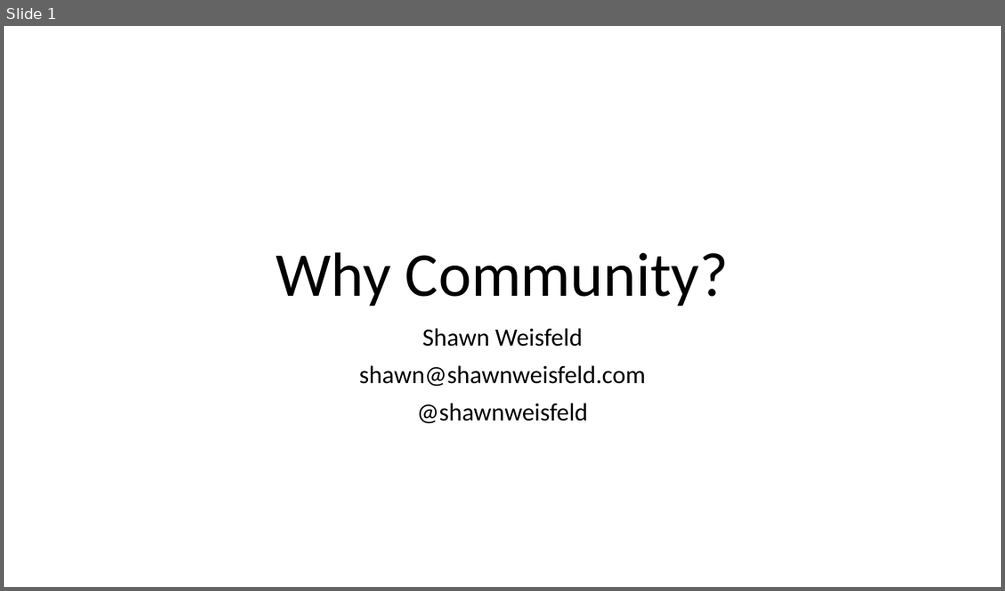
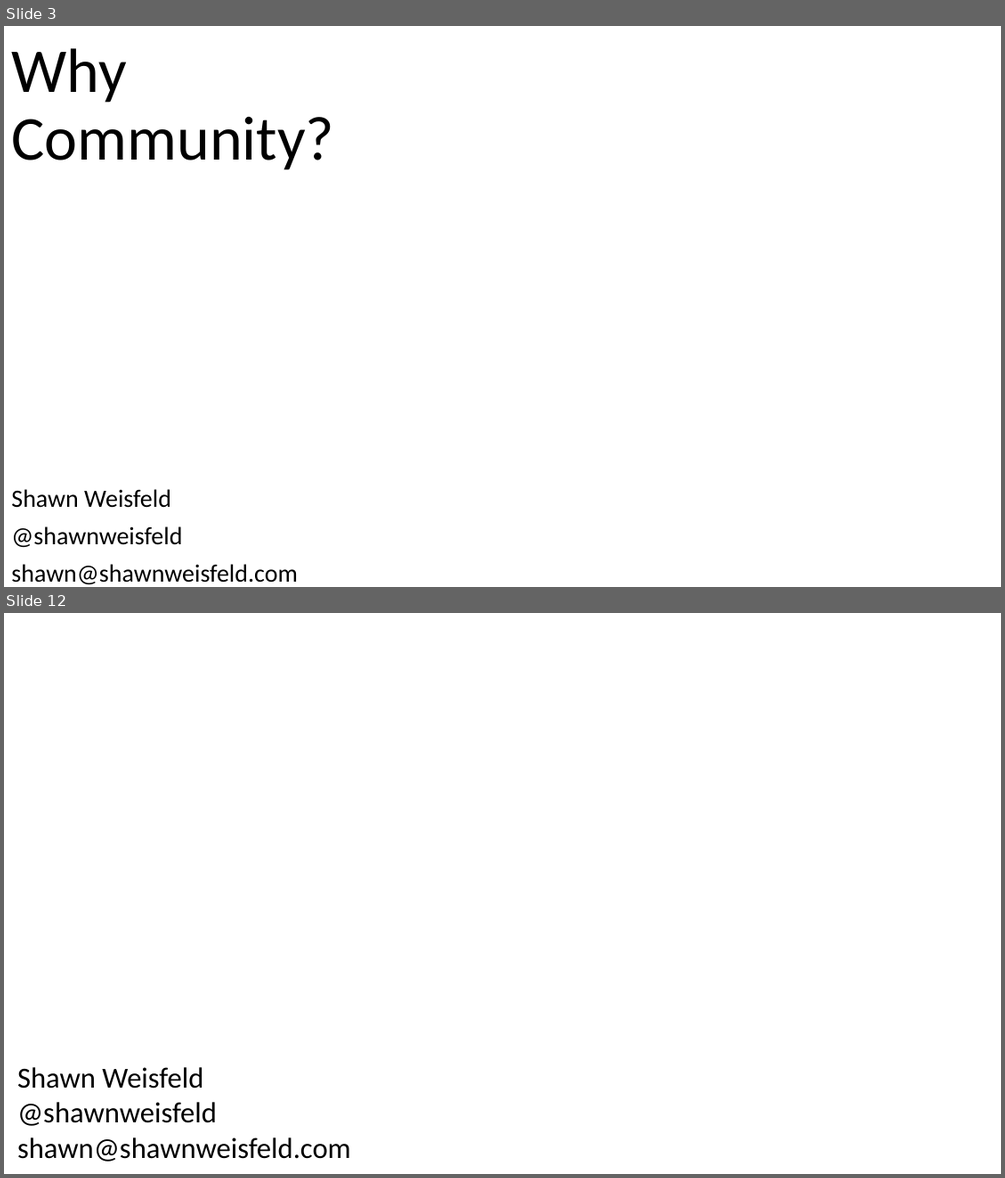
Before and after one commit to shawnweisfeld/20150328_Community, a slide deck: Why Community.pptx. Shown one above the other, each under a label of ours: slide 1 before the commit, slides 3 and 12 after it; the slides between them are not shown. The pictures are 1005x591 and 1005x1178 pixels, drawn with LibreOffice and Linux fonts; fonts in the diff are those of the drawing; background and template pictures are left out. Boxes give left, top, right and bottom in pixels: in the first picture for what was removed or moved away, otherwise in the second. Text is boxed around its words. In the diff, an @@ line names an element or a change of style, - is before the commit and + after.

```diff
--- a/Why Community.pptx
+++ b/Why Community.pptx
@@ slide 12 added at (x1=4, y1=613, x2=1001, y2=1174), background picture (left out) @@
@@ text added at (x1=17, y1=1067, x2=351, y2=1161), 28 pt, text #000000 @@
+Shawn Weisfeld
+@shawnweisfeld
+shawn@shawnweisfeld.com
@@ what was slide 1 is now slide 3 @@
@@ slide 3 changed as well @@
@@ title "Why Community?" moved from (x1=276, y1=252, x2=728, y2=306) to (x1=11, y1=48, x2=334, y2=170) @@
@@ title "Why Community?" at (x1=11, y1=48, x2=334, y2=170): alignment centre to left @@
@@ subtitle at (x1=417, y1=402, x2=588, y2=423): paragraph removed @@
-@shawnweisfeld
@@ subtitle "Shawn Weisfeld" moved from (x1=359, y1=328, x2=645, y2=423) to (x1=11, y1=489, x2=297, y2=584) @@
@@ subtitle at (x1=11, y1=489, x2=297, y2=584): alignment centre to left @@
@@ subtitle at (x1=11, y1=526, x2=182, y2=547): paragraph added @@
+@shawnweisfeld
```
Also in this commit, not shown: 10 other slides added, 7 slides removed.
